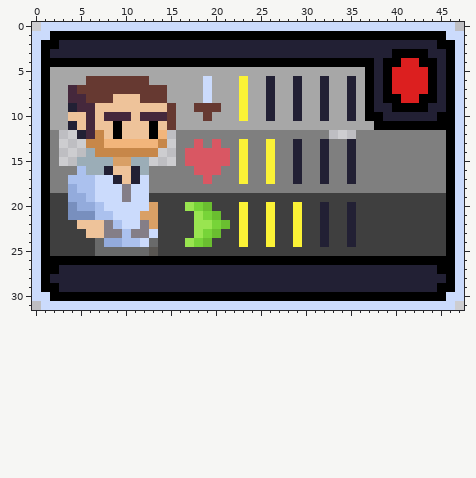
File history of a pixel-art sprite, ScrumTeam7/resource/Textures/Lehrer/Karten/Karte_SP_Back.png. The first picture shows the starting point.
The file is 48x32 pixels.
After the commit:
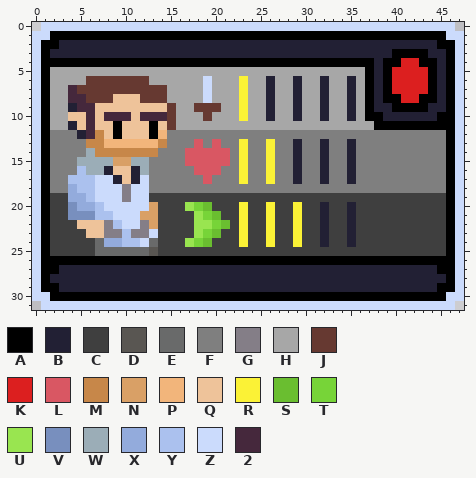
Palette (. is transparent): A #000000  B #222034  C #3f3f3f  D #595652  E #696a6a  F #7f7f7f  G #847e87  H #a7a7a7  J #663931  K #dc1f1f  L #d95763  M #c78749  N #d9a066  P #f2b57b  Q #eec39a  R #fbf236  S #6abe30  T #77d438  U #99e550  V #788fbe  W #9badb7  X #93abdc  Y #abc1ee  Z #cbdbfc  2 #45283c
Diff:
Colour F is added in row 12 at x 3 to 4, 15 and 33 to 35; in row 13 at x 3 to 5 and 15; in row 14 at x 3 to 5 and 14 to 15; in row 15 at x 3 to 4 and 13 to 15.
Where, in picture pixels (left, top, right, bottom), the same in both pictures:
added: (59, 130, 86, 166)
added: (149, 130, 176, 166)
added: (329, 130, 356, 139)
